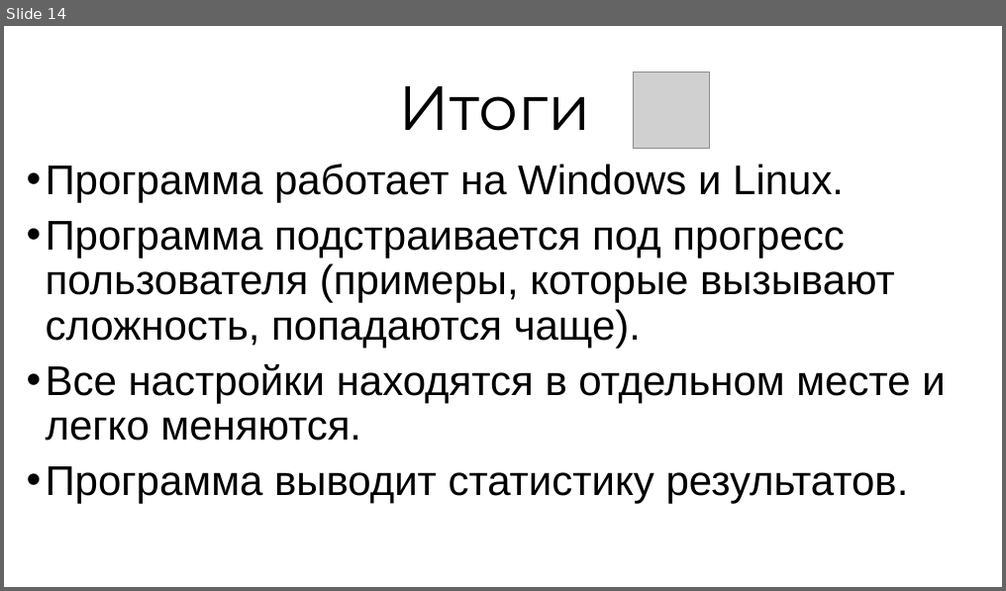
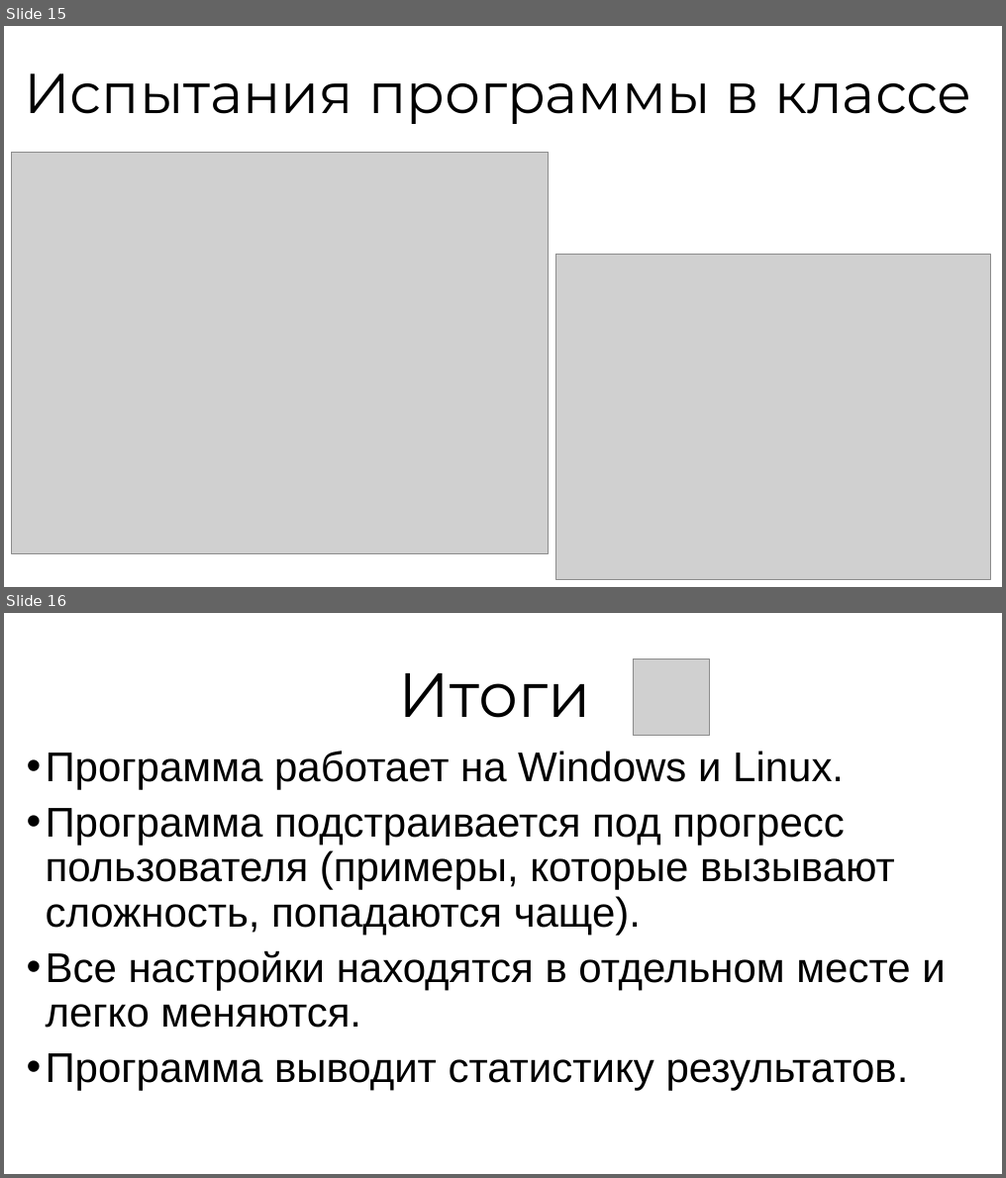
Before and after one commit to Gatche-clyb/el, a slide deck: presentation.pptx. Shown one above the other, each under a label of ours: slide 14 before the commit, slides 15 and 16 after it. The pictures are 1006x591 and 1006x1178 pixels, drawn with LibreOffice and Linux fonts; fonts in the diff are those of the drawing; grey boxes stand for pictures. Boxes give left, top, right and bottom in pixels: in the first picture for what was removed or moved away, otherwise in the second. Text is boxed around its words. In the diff, an @@ line names an element or a change of style, - is before the commit and + after.

```diff
--- a/presentation.pptx
+++ b/presentation.pptx
@@ slide 15 added at box(4, 26, 1002, 587), background #FFFFFF @@
@@ title added at box(24, 74, 972, 124), 54 pt, text #000000 @@
+Испытания программы в классе
@@ picture added at box(12, 152, 548, 555) @@
@@ picture added at box(555, 255, 990, 580) @@
@@ what was slide 14 is now slide 16 @@
```
Also in this commit, not shown: 1 slide changed, 1 other slide added.
